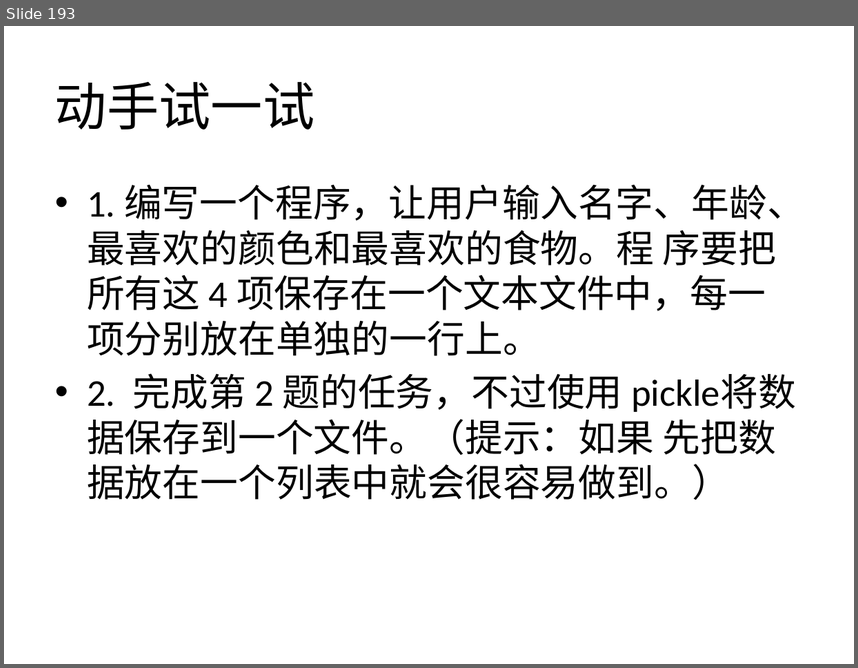
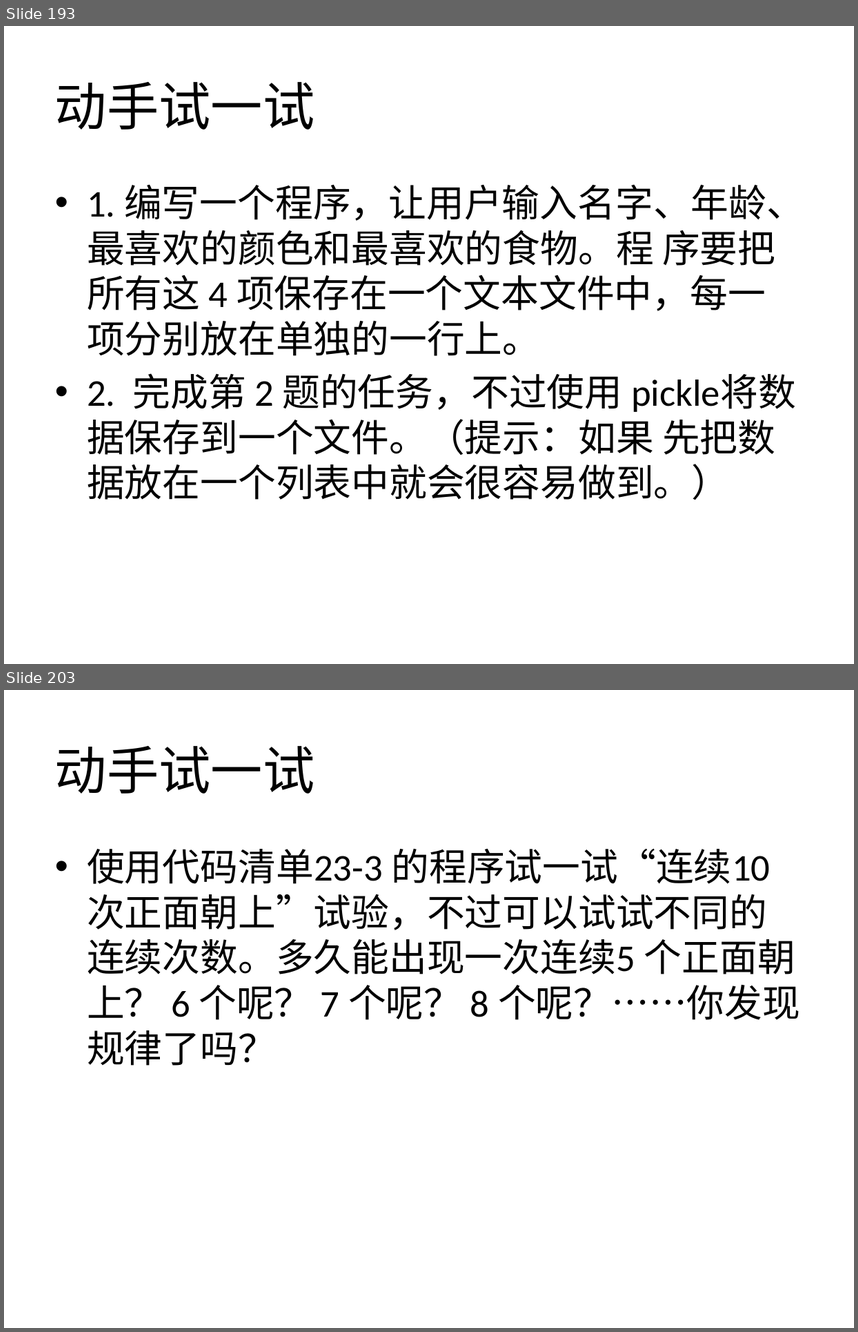
Before and after one commit to zhinan18/Python3, a slide deck: readme/Python3.pptx. Shown one above the other, each under a label of ours: slide 193 before the commit, slides 193 and 203 after it; the slides between them are not shown. The pictures are 858x668 and 858x1332 pixels, drawn with LibreOffice and Linux fonts; fonts in the diff are those of the drawing. Boxes give left, top, right and bottom in pixels: in the first picture for what was removed or moved away, otherwise in the second. Text is boxed around its words. In the diff, an @@ line names an element or a change of style, - is before the commit and + after.

```diff
--- a/readme/Python3.pptx
+++ b/readme/Python3.pptx
@@ slide 203 added at <box>4,690,854,1328</box>, background #FFFFFF @@
@@ title added at <box>55,746,314,793</box>, 44 pt, text #000000 @@
+动手试一试
@@ text added at <box>87,849,800,1065</box>, 32 pt, text #000000 @@
+• 使用代码清单23-3 的程序试一试“连续10 次正面朝上”试验，不过可以试试不同的连续次数。多久能出现一次连续5 个正面朝上？ 6 个呢？ 7 个呢？ 8 个呢？……你发现规律了吗？
```
Also in this commit, not shown: 9 other slides added, 5 other files.
